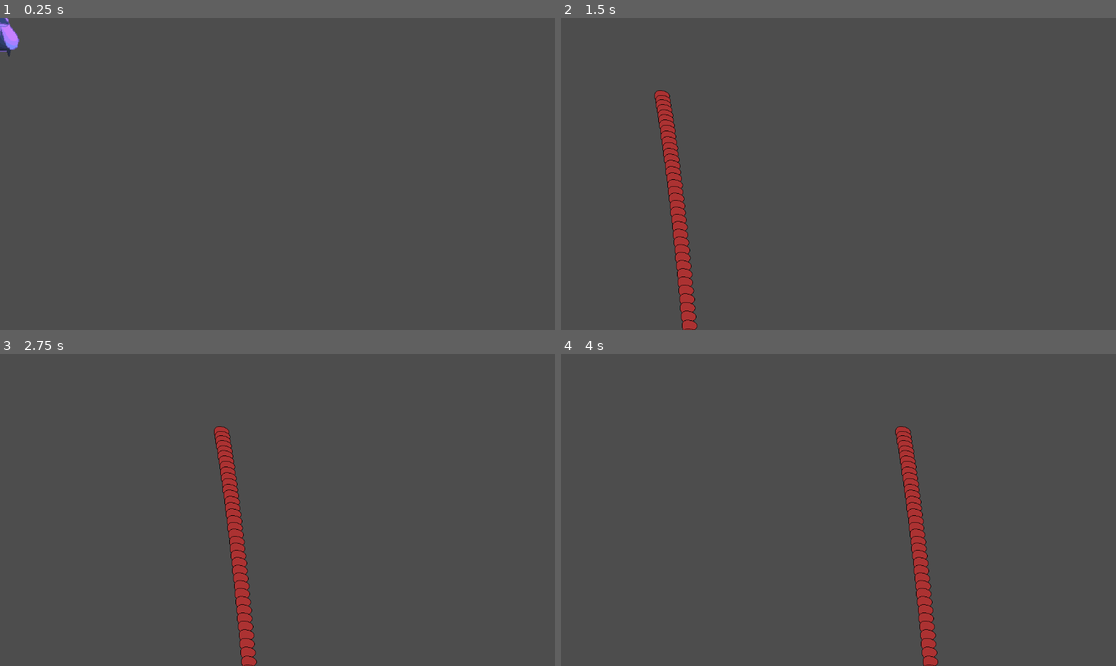
Above: before the commit, frames 1-4 (two rows, left to right).
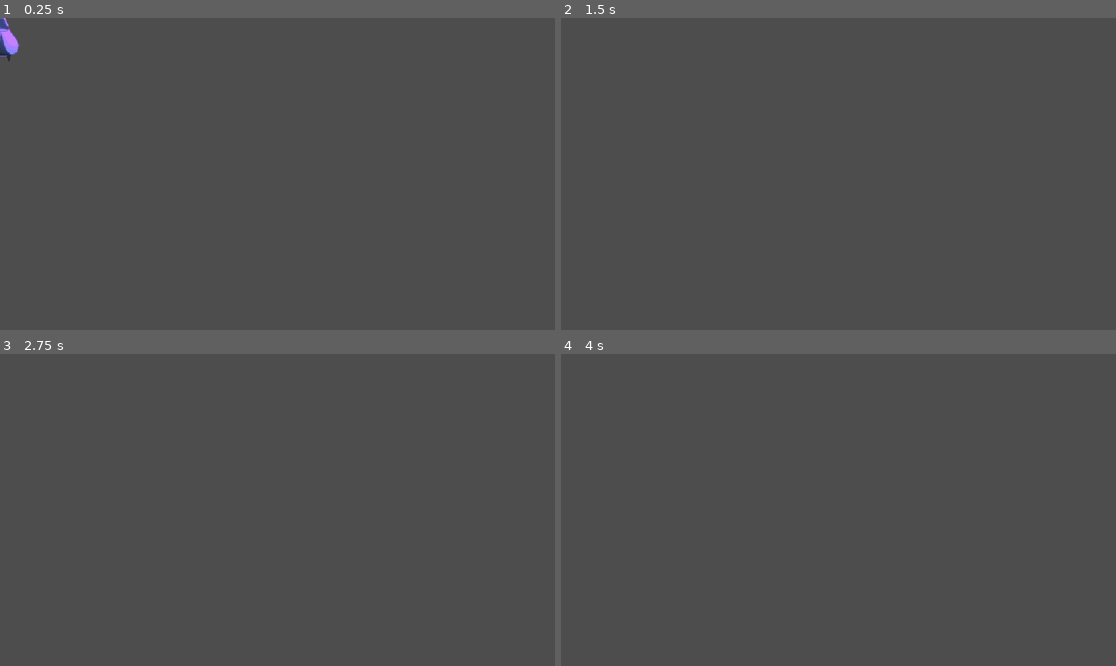
Above: after the commit, the same moments.

Repository: williammartinek22/PlatformFighter
Game: Godot game, scene res://gauzy_character.tscn
Same seed, same stepped clock (60 frames per second), same inputs: the game is played once before the commit and once after it. This scene is started directly instead of the project's main scene.
Inputs (mouse positions are in pixels of both pictures, inside the frame that each line leads up to):
- Up to frame 1 (0.25 s): no input
- Up to frame 2 (1.5 s): tap Enter (ui_accept) at 0.5, 0.77, 1.07 s; move the mouse to (960, 158) at 0.52 s; hold C (C) 0.53-1.28 s; hold Right (ui_right) from 0.53 s (still down); tap R (R) at 0.8, 1.35 s; move the mouse to (727, 189) at 1.27 s
- Up to frame 3 (2.75 s): tap Enter (ui_accept) at 1.52, 1.82 s; tap S (S) at 1.55, 2.1 s; move the mouse to (333, 441) at 2.02 s; release Right (ui_right) at 2.03 s; hold Left (ui_left) from 2.03 s (still down); tap Z (Z) at 2.3 s
- Up to frame 4 (4 s): move the mouse to (810, 572) at 2.77 s; release Left (ui_left) at 2.78 s; hold Right (ui_right) from 2.78 s (still down); tap Z (Z) at 2.85 s; tap Enter (ui_accept) at 3.02, 3.32, 3.77, 3.8 s; tap Space (Space, bound only after the commit) at 3.05, 3.6 s; move the mouse to (1005, 556) at 3.52 s

The runs differ from the first frame. In frame 1, 0.3% of the frame differs, in the area x 0-4%, y 0-14%; in frame 2, 2.0%, in the area x 16-25%, y 23-100%; in frame 3, 2.0%; in frame 4, 2.0%.
Error after the commit: Invalid access to property or key 'value' on a base object of type 'Nil'. (res://gauzy_character.gd:15)

Commit message:
Began implementation of Gauzy attacks

Diff:
--- /dev/null
+++ b/Explosive.gd
@@ -0,0 +1,39 @@
+extends CharacterBody2D
+
+var gravity = ProjectSettings.get_setting("physics/2d/default_gravity")
+var dir = 1
+var angle = 0
+var mousePos
+var bounce = false
+
+var explosion = load("res://explosion.tscn")
+
+func _ready():
+	mousePos = get_local_mouse_position()
+	velocity = Vector2(500,-500)
+	await get_tree().create_timer(1.5).timeout
+	explode()
+
+func _process(delta):
+	velocity.y += gravity * delta * 2
+	#velocity.x = 500 * dir
+	rotation += 5 * delta
+	if position != mousePos and !bounce:
+		position = position.move_toward(mousePos, delta * 1000)
+	#It moves kinda weird whenever it hits something
+	var collision_info = move_and_collide(velocity * delta)
+	if collision_info:
+		if bounce == true:
+			explode()
+		bounce = true
+		velocity = velocity.bounce(collision_info.get_normal())
+		dir = collision_info.get_normal().x/abs(collision_info.get_normal().x + 0.0001)
+
+func bust():
+	pass#explode()
+
+func explode():
+	var explInst = explosion.instantiate()
+	explInst.global_position = global_position
+	get_tree().root.call_deferred("add_child", explInst)
+	queue_free()
--- a/Multiplayer/MultiplayerController.gd
+++ b/Multiplayer/MultiplayerController.gd
@@ -59,7 +59,7 @@
 	if direction:
 		if frame != 1:
 			velocity.x = direction * SPEED
-			transform.x.x = direction
+			transform.x.x = direction/abs(direction + 0.00001)
 		elif frame == 1:
 			velocity.x = direction * SPEED/3
 	else:
@@ -95,7 +95,7 @@
 	if direction:
 		if frame != 1:
 			velocity.x = direction * SPEED
-			transform.x.x = direction
+			transform.x.x = direction / abs(direction + 0.000001)
 
 	if not multiplayer.is_server():
 		#_apply_animations(delta)
@@ -155,7 +155,7 @@
 		body.velocity += (direction * -100.0)
 		body.sender = self
 	elif not body == self and main and frame != 4:
-		body.take_damage(10)
+		body.take_damage(10)#PUT LOGIC FOR DAMAGE HERE I GUESS
 		var flingDirection = body.position.direction_to(position) * -10
 		flingDirection.x *= 250
 		#flingDirection.y *= 500 #/throwFactor
--- a/Multiplayer/MultiplayerInput.gd
+++ b/Multiplayer/MultiplayerInput.gd
@@ -18,7 +18,9 @@
 	input_direction = Input.get_axis("ui_left", "ui_right")
 
 func _process(delta):
-	if Input.is_action_just_pressed("ui_accept"):
+	#if Input.is_action_just_pressed("ui_accept"):
+		#jump.rpc()
+	if Input.is_action_just_pressed("Space"):
 		jump.rpc()
 
 	if (Input.is_action_just_pressed("Z") or Input.is_action_pressed("C")) and player.get_node("Attacks/Neutral").disabled == true:
--- /dev/null
+++ b/explosion.gd
@@ -0,0 +1,7 @@
+extends Area2D
+
+func _ready():
+	$AudioStreamPlayer.play(0)
+	$AnimatedSprite2D.play("default")
+	await get_tree().create_timer(0.3).timeout
+	queue_free()
--- /dev/null
+++ b/explosion.tscn
@@ -0,0 +1,79 @@
+[gd_scene load_steps=13 format=3 uid="uid://r75sewktij0s"]
+
+[ext_resource type="Script" path="res://explosion.gd" id="1"]
+[ext_resource type="Texture2D" uid="uid://cqtivc1cpyfca" path="res://explosion.png" id="2"]
+[ext_resource type="AudioStream" uid="uid://be014dty8r4km" path="res://explosion.wav" id="3_5ehn3"]
+
+[sub_resource type="CircleShape2D" id="1"]
+radius = 76.1052
+
+[sub_resource type="AtlasTexture" id="2"]
+atlas = ExtResource("2")
+region = Rect2(0, 0, 128, 128)
+
+[sub_resource type="AtlasTexture" id="3"]
+atlas = ExtResource("2")
+region = Rect2(128, 0, 128, 128)
+
+[sub_resource type="AtlasTexture" id="4"]
+atlas = ExtResource("2")
+region = Rect2(256, 0, 128, 128)
+
+[sub_resource type="AtlasTexture" id="5"]
+atlas = ExtResource("2")
+region = Rect2(384, 0, 128, 128)
+
+[sub_resource type="AtlasTexture" id="6"]
+atlas = ExtResource("2")
+region = Rect2(512, 0, 128, 128)
+
+[sub_resource type="AtlasTexture" id="7"]
+atlas = ExtResource("2")
+region = Rect2(640, 0, 128, 128)
+
+[sub_resource type="AtlasTexture" id="8"]
+atlas = ExtResource("2")
+region = Rect2(768, 0, 128, 128)
+
+[sub_resource type="SpriteFrames" id="9"]
+animations = [{
+"frames": [{
+"duration": 1.0,
+"texture": SubResource("2")
+}, {
+"duration": 1.0,
+"texture": SubResource("3")
+}, {
+"duration": 1.0,
+"texture": SubResource("4")
+}, {
+"duration": 1.0,
+"texture": SubResource("5")
+}, {
+"duration": 1.0,
+"texture": SubResource("6")
+}, {
+"duration": 1.0,
+"texture": SubResource("7")
+}, {
+"duration": 1.0,
+"texture": SubResource("8")
+}],
+"loop": true,
+"name": &"default",
+"speed": 5.0
+}]
+
+[node name="Explosion" type="Area2D"]
+script = ExtResource("1")
+
+[node name="CollisionShape2D" type="CollisionShape2D" parent="."]
+shape = SubResource("1")
+
+[node name="AnimatedSprite2D" type="AnimatedSprite2D" parent="."]
+z_index = 3
+sprite_frames = SubResource("9")
+speed_scale = 5.0
+
+[node name="AudioStreamPlayer" type="AudioStreamPlayer" parent="."]
+stream = ExtResource("3_5ehn3")
--- /dev/null
+++ b/explosive.tscn
@@ -0,0 +1,18 @@
+[gd_scene load_steps=4 format=3 uid="uid://htqyqijpd563"]
+
+[ext_resource type="Script" path="res://Explosive.gd" id="1_h6ic0"]
+[ext_resource type="Texture2D" uid="uid://bnm7dwgbqllfr" path="res://explosive.png" id="2_ai28c"]
+
+[sub_resource type="CircleShape2D" id="CircleShape2D_lhq8k"]
+radius = 32.1403
+
+[node name="Explosive" type="CharacterBody2D"]
+collision_mask = 17
+script = ExtResource("1_h6ic0")
+
+[node name="Explosive" type="Sprite2D" parent="."]
+texture_filter = 1
+texture = ExtResource("2_ai28c")
+
+[node name="CollisionShape2D" type="CollisionShape2D" parent="."]
+shape = SubResource("CircleShape2D_lhq8k")
--- a/gauzy_character.gd
+++ b/gauzy_character.gd
@@ -1,7 +1,59 @@
 extends MultiplayerController
 
+@export var explosive: PackedScene
+
+var hornAttack = false
+var coolDown = 0.0
 
 func _physics_process(delta):
+	coolDown -= delta * 10
 	if frame < $GauzySpriteSheet.hframes:
 		$GauzySpriteSheet.frame = frame
 	super(delta)
+
+func _super():
+	if superBar.value >= 100:
+		$SuperSheet.show()
+		$SuperSheet.play("default")
+		$GauzySpriteSheet.hide()
+		await $SuperSheet.animation_finished
+		$GauzySuperSpriteSheet.show()
+		$SuperSheet.hide()
+		hornAttack = true
+		superBar.value = 0
+		await get_tree().create_timer(8.0).timeout
+		hornAttack = false
+		$GauzySuperSpriteSheet.hide()
+		$GauzySpriteSheet.show()
+
+func attack(input_up,input_down,input_c):
+	if input_up:
+		if input_c:
+			pass
+		else:
+			pass
+	elif input_down:
+		if input_c:
+			pass
+		else:
+			pass
+	elif input_c:
+		if coolDown <= 0:
+			$ProjectileSpawner.spawn_function = spawn_explosive
+			$ProjectileSpawner.spawn(1)
+	else:
+		pass
+	if hornAttack:
+		$Attacks/BeetleFormCollision.disabled = false
+		$GauzySuperSpriteSheet.play("default")
+	#super(input_up,input_down,input_c)
+
+func spawn_explosive(_x) -> Node:
+	var explInst = explosive.instantiate()
+	if explInst:
+		get_tree().current_scene.add_child(explInst)
+		explInst.position = position
+		coolDown = 10.0
+		return explInst
+	else:
+		return null
--- a/gauzy_character.tscn
+++ b/gauzy_character.tscn
@@ -1,10 +1,11 @@
-[gd_scene load_steps=25 format=3 uid="uid://b182ueivb4l4h"]
+[gd_scene load_steps=31 format=3 uid="uid://b182ueivb4l4h"]
 
 [ext_resource type="Script" path="res://gauzy_character.gd" id="1_u5k6v"]
 [ext_resource type="Script" path="res://Multiplayer/MultiplayerInput.gd" id="2_byeg4"]
+[ext_resource type="PackedScene" uid="uid://htqyqijpd563" path="res://explosive.tscn" id="2_hvwkq"]
 [ext_resource type="Texture2D" uid="uid://bqstdtfk2keyl" path="res://gauzySpriteSheet.png" id="3_rv78x"]
 [ext_resource type="Texture2D" uid="uid://chlpoq1tgemdi" path="res://superSheet.png" id="4_d02gi"]
-[ext_resource type="Texture2D" uid="uid://cspanq6rwsv51" path="res://CHACKEN.png" id="5_w4k1b"]
+[ext_resource type="Texture2D" uid="uid://c6ynebf1hihfx" path="res://gauzySuperSpriteSheet.png" id="5_6nvri"]
 [ext_resource type="AudioStream" uid="uid://btx1d8lbuis1t" path="res://punch.mp3" id="6_tfvee"]
 [ext_resource type="AudioStream" uid="uid://8ow7tefteniy" path="res://EggDeath.mp3" id="7_55v38"]
 [ext_resource type="AudioStream" uid="uid://dhxpkhcnixwu" path="res://Chicken.mp3" id="8_vnfha"]
@@ -34,6 +35,21 @@
 properties/7/path = NodePath(".:transform")
 properties/7/spawn = true
 properties/7/replication_mode = 1
+properties/8/path = NodePath("GauzySuperSpriteSheet:frame")
+properties/8/spawn = true
+properties/8/replication_mode = 1
+properties/9/path = NodePath("SuperSheet:frame")
+properties/9/spawn = true
+properties/9/replication_mode = 1
+properties/10/path = NodePath("SuperSheet:visible")
+properties/10/spawn = true
+properties/10/replication_mode = 1
+properties/11/path = NodePath("GauzySuperSpriteSheet:visible")
+properties/11/spawn = true
+properties/11/replication_mode = 1
+properties/12/path = NodePath("GauzySpriteSheet:visible")
+properties/12/spawn = true
+properties/12/replication_mode = 1
 
 [sub_resource type="SceneReplicationConfig" id="SceneReplicationConfig_23eb2"]
 properties/0/path = NodePath("InputSynchronizer:input_direction")
@@ -43,6 +59,49 @@
 [sub_resource type="CapsuleShape2D" id="CapsuleShape2D_vm4vs"]
 radius = 29.0
 height = 98.0
+
+[sub_resource type="AtlasTexture" id="AtlasTexture_tvbaj"]
+atlas = ExtResource("5_6nvri")
+region = Rect2(0, 0, 256, 256)
+
+[sub_resource type="AtlasTexture" id="AtlasTexture_ktnpv"]
+atlas = ExtResource("5_6nvri")
+region = Rect2(256, 0, 256, 256)
+
+[sub_resource type="AtlasTexture" id="AtlasTexture_3cnkv"]
+atlas = ExtResource("5_6nvri")
+region = Rect2(512, 0, 256, 256)
+
+[sub_resource type="AtlasTexture" id="AtlasTexture_hd8ff"]
+atlas = ExtResource("5_6nvri")
+region = Rect2(768, 0, 256, 256)
+
+[sub_resource type="AtlasTexture" id="AtlasTexture_dacvl"]
+atlas = ExtResource("5_6nvri")
+region = Rect2(1024, 0, 256, 256)
+
+[sub_resource type="SpriteFrames" id="SpriteFrames_fhfy2"]
+animations = [{
+"frames": [{
+"duration": 1.0,
+"texture": SubResource("AtlasTexture_tvbaj")
+}, {
+"duration": 1.0,
+"texture": SubResource("AtlasTexture_ktnpv")
+}, {
+"duration": 1.0,
+"texture": SubResource("AtlasTexture_3cnkv")
+}, {
+"duration": 1.0,
+"texture": SubResource("AtlasTexture_hd8ff")
+}, {
+"duration": 1.0,
+"texture": SubResource("AtlasTexture_dacvl")
+}],
+"loop": false,
+"name": &"default",
+"speed": 10.0
+}]
 
 [sub_resource type="AtlasTexture" id="AtlasTexture_cldor"]
 atlas = ExtResource("4_d02gi")
@@ -94,28 +153,26 @@
 "speed": 5.0
 }]
 
-[sub_resource type="CircleShape2D" id="CircleShape2D_yia2v"]
-radius = 24.0
-
-[sub_resource type="CircleShape2D" id="CircleShape2D_6u3ey"]
-radius = 24.0
-
-[sub_resource type="CircleShape2D" id="CircleShape2D_1o16j"]
-radius = 20.025
+[sub_resource type="RectangleShape2D" id="RectangleShape2D_3ihip"]
+size = Vector2(67, 21)
 
 [sub_resource type="RectangleShape2D" id="RectangleShape2D_iyh1y"]
-size = Vector2(65, 47)
-
-[sub_resource type="CircleShape2D" id="CircleShape2D_aeotp"]
-radius = 27.1662
+size = Vector2(107, 40)
+
+[sub_resource type="RectangleShape2D" id="RectangleShape2D_d2pyo"]
+size = Vector2(66, 42)
 
 [sub_resource type="CapsuleShape2D" id="CapsuleShape2D_q3pd5"]
 radius = 16.0291
 height = 61.9336
 
+[sub_resource type="RectangleShape2D" id="RectangleShape2D_6th2n"]
+size = Vector2(113, 86)
+
 [node name="GauzyCharacter" type="CharacterBody2D"]
 collision_mask = 16
 script = ExtResource("1_u5k6v")
+explosive = ExtResource("2_hvwkq")
 
 [node name="PlayerSynchronizer" type="MultiplayerSynchronizer" parent="."]
 unique_name_in_owner = true
@@ -128,51 +185,52 @@
 
 [node name="GauzySpriteSheet" type="Sprite2D" parent="."]
 texture_filter = 1
-position = Vector2(1, -4)
+position = Vector2(11, -4)
 texture = ExtResource("3_rv78x")
-hframes = 2
+hframes = 13
+frame = 8
 
 [node name="CollisionShape2D" type="CollisionShape2D" parent="."]
-position = Vector2(1, -2)
+position = Vector2(1, 8)
 shape = SubResource("CapsuleShape2D_vm4vs")
+
+[node name="GauzySuperSpriteSheet" type="AnimatedSprite2D" parent="."]
+visible = false
+texture_filter = 1
+position = Vector2(0, -51)
+sprite_frames = SubResource("SpriteFrames_fhfy2")
+frame = 4
+frame_progress = 1.0
 
 [node name="SuperSheet" type="AnimatedSprite2D" parent="."]
 visible = false
 position = Vector2(-15, -216)
 sprite_frames = SubResource("SpriteFrames_eedey")
 
-[node name="Chacken" type="Sprite2D" parent="."]
-visible = false
-texture_filter = 1
-position = Vector2(-19, -206)
-texture = ExtResource("5_w4k1b")
-
 [node name="Attacks" type="Area2D" parent="."]
 collision_layer = 2
 
 [node name="Neutral" type="CollisionShape2D" parent="Attacks"]
 position = Vector2(44, 5)
-shape = SubResource("CircleShape2D_yia2v")
 disabled = true
 
 [node name="DownAttack" type="CollisionShape2D" parent="Attacks"]
-position = Vector2(12, 44)
-shape = SubResource("CircleShape2D_6u3ey")
+position = Vector2(0.5, 49.5)
+shape = SubResource("RectangleShape2D_3ihip")
 disabled = true
 
 [node name="UpAttack" type="CollisionShape2D" parent="Attacks"]
 position = Vector2(-1, -41)
-shape = SubResource("CircleShape2D_1o16j")
 disabled = true
 
 [node name="UpPower" type="CollisionShape2D" parent="Attacks"]
-position = Vector2(-4.5, -26.5)
+position = Vector2(8, -46)
 shape = SubResource("RectangleShape2D_iyh1y")
 disabled = true
 
 [node name="SidePower" type="CollisionShape2D" parent="Attacks"]
-position = Vector2(37, -4)
-shape = SubResource("CircleShape2D_aeotp")
+position = Vector2(52, 21)
+shape = SubResource("RectangleShape2D_d2pyo")
 disabled = true
 
 [node name="DownPower" type="CollisionShape2D" parent="Attacks"]
@@ -181,10 +239,9 @@
 shape = SubResource("CapsuleShape2D_q3pd5")
 disabled = true
 
-[node name="ChackenCollisionPolygon2D" type="CollisionPolygon2D" parent="Attacks"]
-visible = false
-position = Vector2(-9, -224)
-polygon = PackedVector2Array(195, -187, 146, -138, 67, -57, -100, -55, -176, -201, -210, -139, -213, -30, -130, 39, -27, 176, -27, 270, 56, 262, 26, 167, 41, 133, 145, 103, 170, -4, 225, -116, 256, -110)
+[node name="BeetleFormCollision" type="CollisionShape2D" parent="Attacks"]
+position = Vector2(50.5, -56)
+shape = SubResource("RectangleShape2D_6th2n")
 disabled = true
 
 [node name="AudioStreamPlayer" type="AudioStreamPlayer" parent="."]
@@ -195,3 +252,9 @@
 
 [node name="AudioStreamPlayer3" type="AudioStreamPlayer" parent="."]
 stream = ExtResource("8_vnfha")
+
+[node name="ProjectileSpawner" type="MultiplayerSpawner" parent="."]
+spawn_path = NodePath("../Projectiles")
+spawn_limit = 15
+
+[node name="Projectiles" type="Node" parent="."]
--- a/main_scene.gd
+++ b/main_scene.gd
@@ -15,4 +15,5 @@
 		get_tree().reload_current_scene()
 
 func _on_ball_walls_body_entered(body):
-	body.take_damage(100)
+	if body.has_method("take_damage"):
+		body.take_damage(100)
--- a/project.godot
+++ b/project.godot
@@ -24,6 +24,7 @@
 Z={
 "deadzone": 0.5,
 "events": [Object(InputEventKey,"resource_local_to_scene":false,"resource_name":"","device":-1,"window_id":0,"alt_pressed":false,"shift_pressed":false,"ctrl_pressed":false,"meta_pressed":false,"pressed":false,"keycode":0,"physical_keycode":90,"key_label":0,"unicode":122,"echo":false,"script":null)
+, Object(InputEventJoypadButton,"resource_local_to_scene":false,"resource_name":"","device":-1,"button_index":0,"pressure":0.0,"pressed":true,"script":null)
 ]
 }
 R={
@@ -34,16 +35,25 @@
 X={
 "deadzone": 0.5,
 "events": [Object(InputEventKey,"resource_local_to_scene":false,"resource_name":"","device":-1,"window_id":0,"alt_pressed":false,"shift_pressed":false,"ctrl_pressed":false,"meta_pressed":false,"pressed":false,"keycode":0,"physical_keycode":88,"key_label":0,"unicode":120,"echo":false,"script":null)
+, Object(InputEventJoypadButton,"resource_local_to_scene":false,"resource_name":"","device":-1,"button_index":2,"pressure":0.0,"pressed":true,"script":null)
 ]
 }
 C={
 "deadzone": 0.5,
 "events": [Object(InputEventKey,"resource_local_to_scene":false,"resource_name":"","device":-1,"window_id":0,"alt_pressed":false,"shift_pressed":false,"ctrl_pressed":false,"meta_pressed":false,"pressed":false,"keycode":0,"physical_keycode":67,"key_label":0,"unicode":99,"echo":false,"script":null)
+, Object(InputEventJoypadButton,"resource_local_to_scene":false,"resource_name":"","device":-1,"button_index":1,"pressure":0.0,"pressed":true,"script":null)
 ]
 }
 S={
 "deadzone": 0.5,
 "events": [Object(InputEventKey,"resource_local_to_scene":false,"resource_name":"","device":-1,"window_id":0,"alt_pressed":false,"shift_pressed":false,"ctrl_pressed":false,"meta_pressed":false,"pressed":false,"keycode":0,"physical_keycode":83,"key_label":0,"unicode":115,"echo":false,"script":null)
+, Object(InputEventJoypadButton,"resource_local_to_scene":false,"resource_name":"","device":-1,"button_index":6,"pressure":0.0,"pressed":true,"script":null)
+]
+}
+Space={
+"deadzone": 0.5,
+"events": [Object(InputEventKey,"resource_local_to_scene":false,"resource_name":"","device":-1,"window_id":0,"alt_pressed":false,"shift_pressed":false,"ctrl_pressed":false,"meta_pressed":false,"pressed":false,"keycode":0,"physical_keycode":32,"key_label":0,"unicode":32,"echo":false,"script":null)
+, Object(InputEventJoypadButton,"resource_local_to_scene":false,"resource_name":"","device":-1,"button_index":3,"pressure":0.0,"pressed":true,"script":null)
 ]
 }
 
Binary file added: explosion.png
Not shown, added: explosion.png.import
Not shown, added: explosion.wav.import
Binary file added: explosive.png
Not shown, added: explosive.png.import
Binary file changed: gauzySpriteSheet.png
Binary file added: gauzySuperSpriteSheet.png
Not shown, added: gauzySuperSpriteSheet.png.import
Not shown, added: explosion.wav
